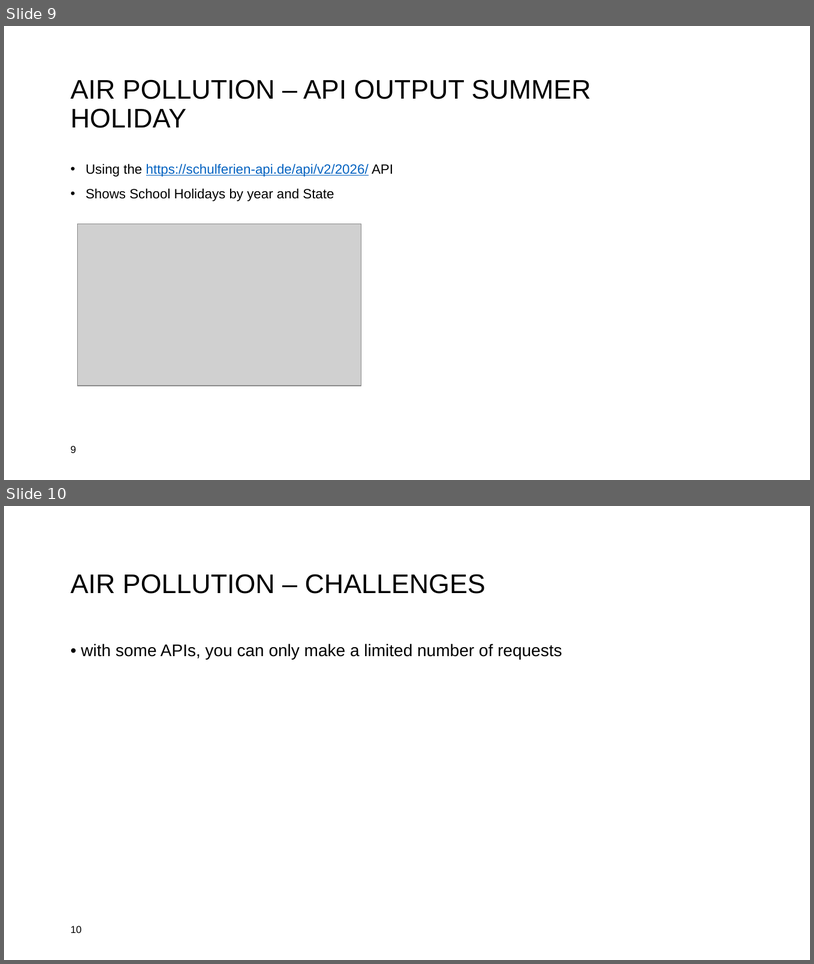
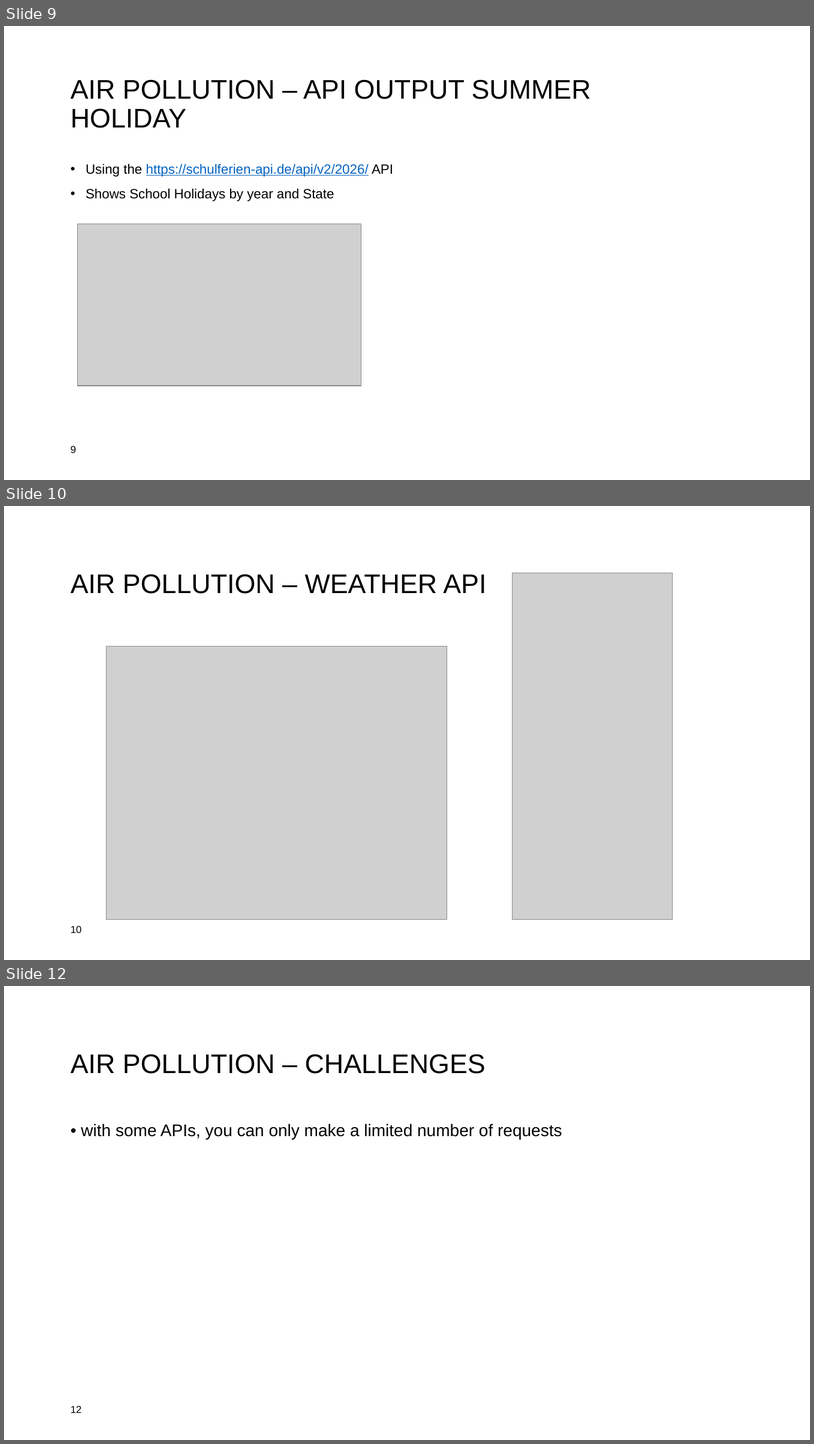
Before and after one commit to lennartklose96/DataScienceProject, a slide deck: Data-Science-Project2Präsi.pptx. Shown one above the other, each under a label of ours: slides 9 and 10 before the commit, slides 9, 10 and 12 after it; the slides between them are not shown. The pictures are 814x964 and 814x1444 pixels, drawn with LibreOffice and Linux fonts; fonts in the diff are those of the drawing; grey boxes stand for pictures; background and template pictures are left out. Boxes give left, top, right and bottom in pixels: in the first picture for what was removed or moved away, otherwise in the second. Text is boxed around its words. In the diff, an @@ line names an element or a change of style, - is before the commit and + after.

Commit message:
ERgänzung zu weather

```diff
--- a/Data-Science-Project2Präsi.pptx
+++ b/Data-Science-Project2Präsi.pptx
@@ slide 10 added at (x1=4, y1=506, x2=810, y2=960), background #FFFFFF @@
@@ title added at (x1=71, y1=574, x2=486, y2=594), 32 pt, text #000000 @@
+AIR POLLUTION – WEATHER API
@@ picture added at (x1=512, y1=573, x2=672, y2=919) @@
@@ picture added at (x1=106, y1=646, x2=447, y2=919) @@
@@ page number added at (x1=71, y1=925, x2=82, y2=933), 12 pt, text #000000 @@
+10
@@ what was slide 10 is now slide 12 @@
@@ page number at (x1=71, y1=1405, x2=82, y2=1413): text changed @@
-10
+12
```
Also in this commit, not shown: 1 other slide added.
